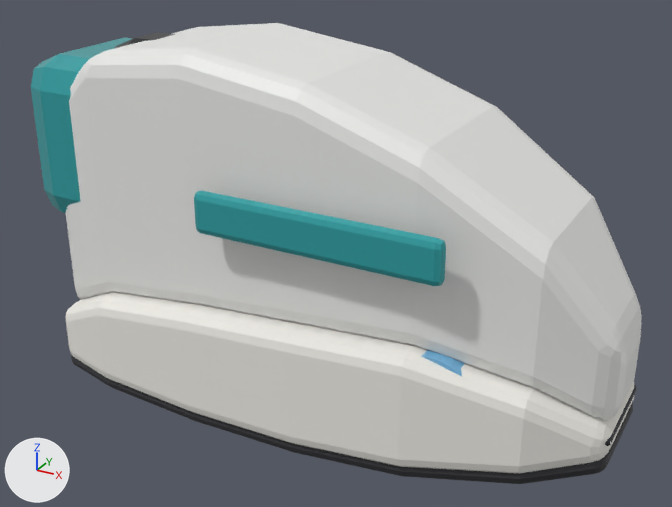
Two versions of the glTF model assets/kona-heritage/shoes/nike-alphafly-next-study.glb, one commit apart.
Camera for both pictures: a camera (50 mm lens) standing at (0.248, -0.429, 0.32) and looking at (0.012, -0.001, 0.106). The lights are fixed; the arrows at lower left show +X, +Y and +Z. The picture after the commit comes second. Where no turn or scale is listed for an object, it has been applied to the vertices. Vertices at exactly the same position are counted once.

The first picture shows 'nike-alphafly-next-study_CARBON_FLYPLATE', 'nike-alphafly-next-study_HEEL_COUNTER', 'nike-alphafly-next-study_MIDSOLE', 'nike-alphafly-next-study_MUSEUM_ID_PANEL', 'nike-alphafly-next-study_OUTSOLE', 'nike-alphafly-next-study_UPPER' and 2 more.
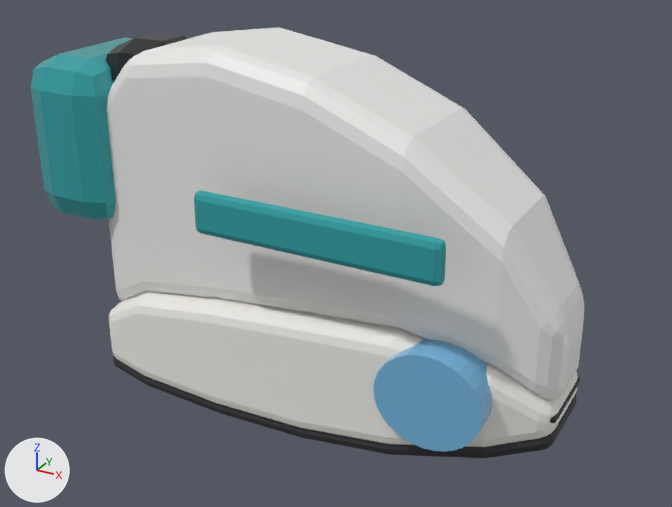
The change in detail:
me_nike_alphafly_next_study_carbon_flyplate_mesh is used by ob_nike_alphafly_next_study_carbon_flyplate; location (0.0, 0.0, 0.0).
me_nike_alphafly_next_study_carbon_flyplate_mesh had 176 vertices, 348 faces and spanned x -0.16..0.182, y -0.056..0.056, z 0.034..0.063.
me_nike_alphafly_next_study_carbon_flyplate_mesh now has 176 vertices, 348 faces and spans x -0.134..0.153, y -0.048..0.048, z 0.034..0.063.
me_nike_alphafly_next_study_carbon_flyplate_mesh part 1: 176 of 176 vertices moved; they spanned x -0.16..0.182, y -0.056..0.056, z 0.034..0.063 and now span x -0.134..0.153, y -0.048..0.048, z 0.034..0.063; mean shift (-0.002, 0.0, 0.0).
me_nike_alphafly_next_study_midsole_mesh is used by ob_nike_alphafly_next_study_midsole; location (0.0, 0.0, 0.0).
me_nike_alphafly_next_study_midsole_mesh had 176 vertices, 348 faces and spanned x -0.16..0.182, y -0.068..0.068, z 0.012..0.09.
me_nike_alphafly_next_study_midsole_mesh now has 176 vertices, 348 faces and spans x -0.134..0.153, y -0.053..0.053, z 0.012..0.09.
me_nike_alphafly_next_study_midsole_mesh part 2: 176 of 176 vertices moved; they spanned x -0.16..0.182, y -0.068..0.068, z 0.012..0.09 and now span x -0.134..0.153, y -0.053..0.053, z 0.012..0.09; mean shift (-0.002, 0.0, 0.0).
me_nike_alphafly_next_study_outsole_mesh is used by ob_nike_alphafly_next_study_outsole; location (0.0, 0.0, 0.0).
me_nike_alphafly_next_study_outsole_mesh had 176 vertices, 348 faces and spanned x -0.16..0.182, y -0.065..0.065, z 0.006..0.043.
me_nike_alphafly_next_study_outsole_mesh now has 176 vertices, 348 faces and spans x -0.134..0.153, y -0.051..0.051, z 0.006..0.043.
me_nike_alphafly_next_study_outsole_mesh part 3: the whole mesh is scaled about the mesh origin by (0.838, 0.77, 0.998).
me_nike_alphafly_next_study_upper_mesh is used by ob_nike_alphafly_next_study_upper; location (0.0, 0.0, 0.0).
me_nike_alphafly_next_study_upper_mesh had 192 vertices, 380 faces and spanned x -0.16..0.182, y -0.056..0.056, z 0.05..0.224.
me_nike_alphafly_next_study_upper_mesh now has 192 vertices, 380 faces and spans x -0.134..0.153, y -0.043..0.043, z 0.051..0.224.
me_nike_alphafly_next_study_upper_mesh part 4: 192 of 192 vertices moved; they spanned x -0.16..0.182, y -0.056..0.056, z 0.05..0.224 and now span x -0.134..0.153, y -0.043..0.043, z 0.051..0.224; mean shift (0.0, 0.0, 0.0).

Changed parts and their boxes (x1, y1, x2, y2) in the pictures (672 x 507 px):
'nike-alphafly-next-study_UPPER', reshaped (17% narrower, 6% shorter): before (65, 23, 642, 421); after (106, 27, 584, 401)
'nike-alphafly-next-study_MIDSOLE', reshaped (17% narrower, 14% shorter): before (66, 292, 634, 473); after (109, 292, 578, 447)
'nike-alphafly-next-study_OUTSOLE', rescaled (17% narrower, 20% shorter): before (71, 355, 633, 484); after (113, 355, 577, 458)
'nike-alphafly-next-study_CARBON_FLYPLATE', reshaped: before (605, 384, 637, 446); after (550, 377, 580, 423)
'nike-alphafly-next-study_AIRZOOM_1', unchanged, uncovered by the edit: before (422, 350, 465, 376); after (373, 339, 492, 452)
